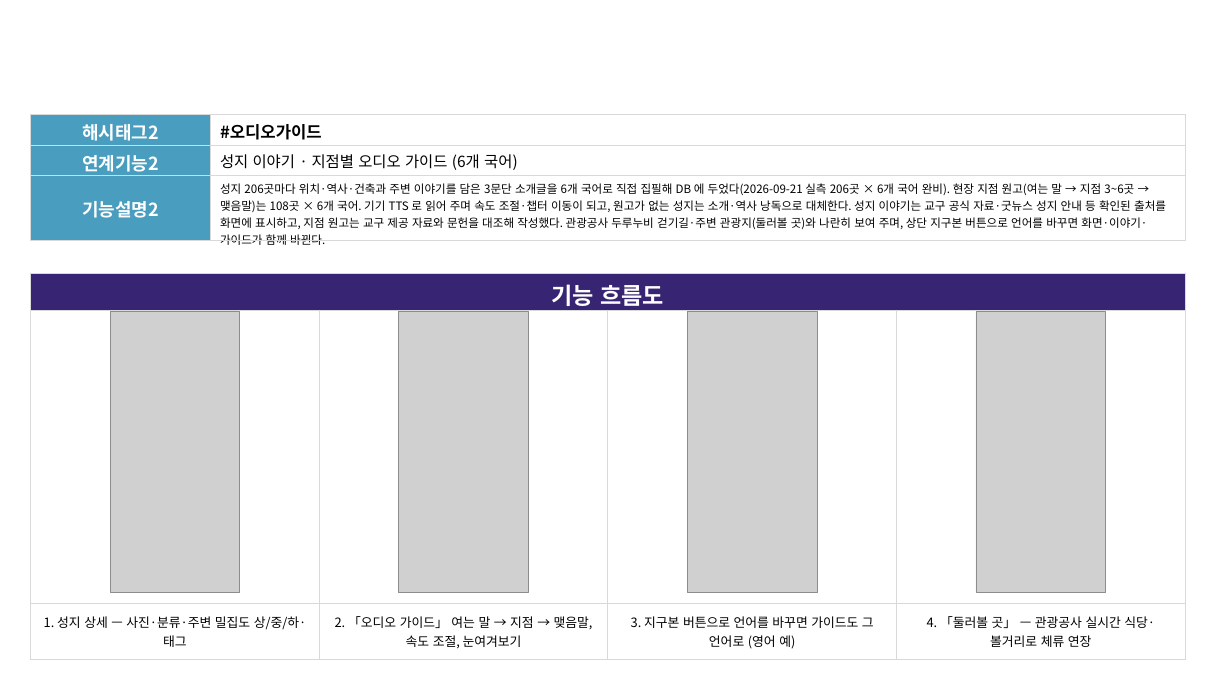
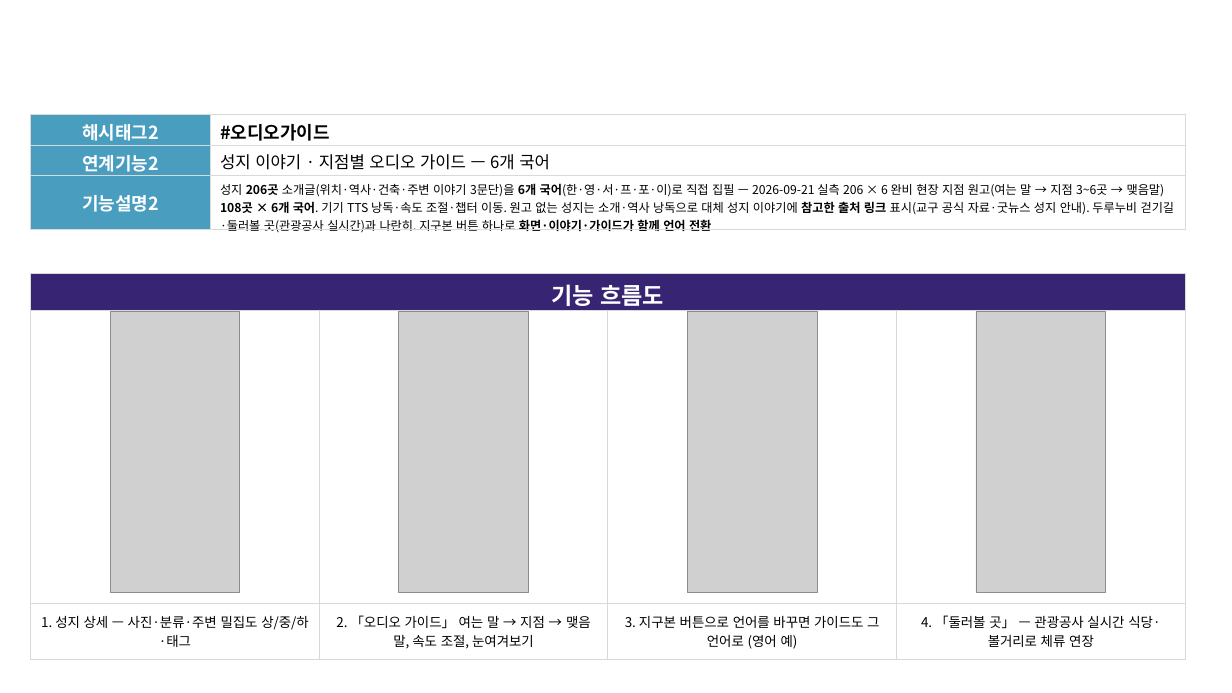
Before and after one commit to linkcontent7-huisun/visitholykorea, a slide deck: slide 6 of docs/10-product/공모전/원본-공모전제출/기능설명서_2026-09-21.pptx. Drawn at 1232x693 pixels with LibreOffice and Linux fonts; fonts in the diff are those of the drawing; grey boxes stand for pictures; background and template pictures are left out. Boxes give left, top, right and bottom in pixels: in the first picture for what was removed or moved away, otherwise in the second. Text is boxed around its words. In the diff, an @@ line names an element or a change of style, - is before the commit and + after.

```diff
--- a/docs/10-product/공모전/원본-공모전제출/기능설명서_2026-09-21.pptx
+++ b/docs/10-product/공모전/원본-공모전제출/기능설명서_2026-09-21.pptx
@@ table at box(30, 115, 1186, 253) @@
-row 2, column 2: 성지 이야기 · 지점별 오디오 가이드 (6개 국어)
+row 2, column 2: 성지 이야기 · 지점별 오디오 가이드 — 6개 국어
-row 3, column 2: 성지 206곳마다 위치·역사·건축과 주변 이야기를 담은 3문단 소개글을 6개 국어로 직접 집필해 DB 에 두었다(2026-09-21 실측 206곳 × 6개 국어 완비). 현장 지점 원고(여는 말 → 지점 3~6곳 → 맺음말)는 108곳 × 6개 국어. 기기 TTS 로 읽어 주며 속도 조절·챕터 이동이 되고, 원고가 없는 성지는 소개·역사 낭독으로 대체한다. 성지 이야기는 교구 공식 자료·굿뉴스 성지 안내 등 확인된 출처를 화면에 표시하고, 지점 원고는 교구 제공 자료와 문헌을 대조해 작성했다. 관광공사 두루누비 걷기길·주변 관광지(둘러볼 곳)와 나란히 보여 주며, 상단 지구본 버튼으로 언어를 바꾸면 화면·이야기·가이드가 함께 바뀐다.
+row 3, column 2: 성지 206곳 소개글(위치·역사·건축·주변 이야기 3문단)을 6개 국어(한·영·서·프·포·이)로 직접 집필 — 2026-09-21 실측 206 × 6 완비 현장 지점 원고(여는 말 → 지점 3~6곳 → 맺음말) 108곳 × 6개 국어. 기기 TTS 낭독·속도 조절·챕터 이동. 원고 없는 성지는 소개·역사 낭독으로 대체 성지 이야기에 참고한 출처 링크 표시(교구 공식 자료·굿뉴스 성지 안내). 두루누비 걷기길·둘러볼 곳(관광공사 실시간)과 나란히. 지구본 버튼 하나로 화면·이야기·가이드가 함께 언어 전환
@@ size 13 to 14 pt in "#오디오가이드" @@
@@ table at box(30, 274, 1184, 656) @@
@@ size 10 to 10.5 pt @@
```
Also in this commit, not shown: 9 other slides changed, 4 other files.
